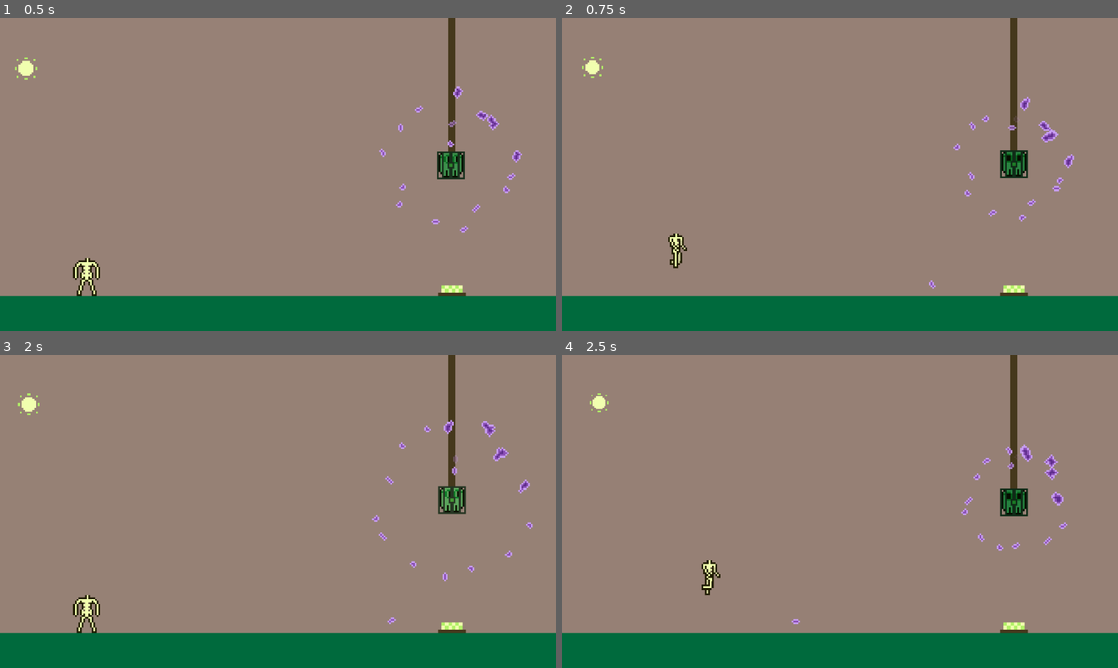
Above: before the commit, frames 1-4 (two rows, left to right).
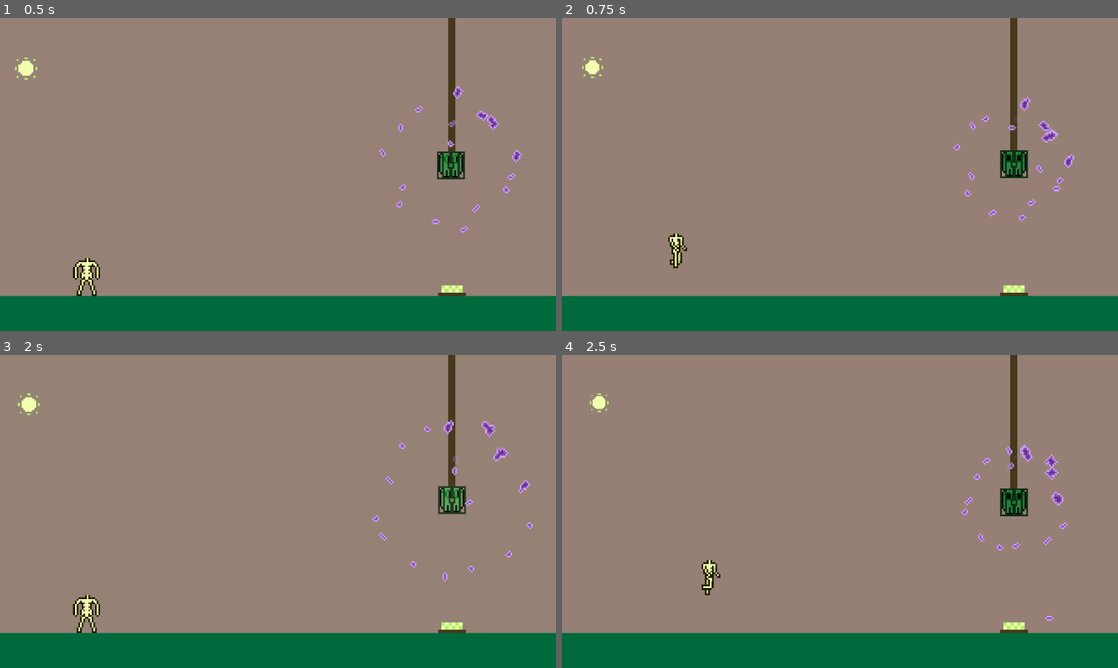
Above: after the commit, the same moments.

Repository: tucksravin/dont-lose-your-head
Game: Godot game, scene res://scenes/days/day_panic.tscn
The game is run twice, just before and just after one commit, with the same random seed, the same clock (stepped at 60 frames per second) and the same inputs. This scene is started directly instead of the project's main scene.
Inputs:
- Up to frame 1 (0.5 s): no input
- Up to frame 2 (0.75 s): hold D (move_right) from 0.53 s (still down); tap Space (jump) at 0.6 s
- Up to frame 3 (2 s): tap Space (jump) at 0.77, 1.07 s; release D (move_right) at 1.25 s; click "Retry" at 1.25 s
- Up to frame 4 (2.5 s): hold D (move_right) from 2.03 s (still down); tap E (interact) at 2.1 s; tap Space (jump) at 2.27, 2.3 s

Frame 1 is identical in both runs. In frame 2, less than 0.1% of the frame differs, in the area x 66-87%, y 46-87%; in frame 3, less than 0.1%, in the area x 69-86%, y 46-86%; in frame 4, less than 0.1%.

Commit message:
fixed bugs

Diff:
--- a/scenes/days/day_panic.gd
+++ b/scenes/days/day_panic.gd
@@ -11,16 +11,21 @@
 ## is the stand-still day, `day_panic_still`). A KikiCloud closes in as
 ## panic rises — visual only, same node as the still day.
 ##
-## FlyingKiki is reused from the mirror day. They spawn just left of the
-## button and fly left. Standing on the button puts the body in `kiki_safe`
-## so a hit there is ignored. Timer spawn is the same idiom as ThoughtRain.
+## FlyingKiki is reused from the mirror day. They leave the **head**, curve
+## right, drop, then fly left at the body. Standing on the button puts the
+## body in `kiki_safe` so a hit there is ignored. Timer spawn is the same
+## idiom as ThoughtRain.
 
 @export var kiki_scene: PackedScene
 @export var kiki_interval: float = 1.2
 @export var kiki_start_delay: float = 0.6
 @export var kiki_speed: float = 180.0
-## Spawn just left of the floor button, at jump height (button origin is feet).
-@export var kiki_spawn_offset: Vector2 = Vector2(-40.0, -16.0)
+## How far right of the head the attack curve peaks (px).
+@export var kiki_arc_right: float = 48.0
+## Seconds for the right-then-down curve.
+@export var kiki_arc_time: float = 0.55
+## World y of the horizontal run — in jump reach of the floor body.
+@export var kiki_approach_y: float = 300.0
 @export var drop_time: float = 0.35
 @export var floor_y: float = 306.0
 @export var instruction_text: String = "Jump on the button to free the cage. Moving winds panic. Jump the thoughts."
@@ -106,16 +111,21 @@
 
 
 func _spawn_kiki() -> void:
-	if _done or kiki_scene == null:
+	if _done or kiki_scene == null or head == null:
 		return
 	var kiki: Node2D = kiki_scene.instantiate() as Node2D
 	if kiki == null:
 		return
-	kiki.global_position = release.global_position + kiki_spawn_offset
-	# Always left — they come from beside the button toward the approach.
-	kiki.set("direction", Vector2.LEFT)
 	kiki.set("speed", kiki_speed)
+	kiki.set("arc_right", kiki_arc_right)
+	kiki.set("arc_time", kiki_arc_time)
+	kiki.set("approach_y", kiki_approach_y)
 	add_child(kiki)
+	if kiki.has_method("start_head_arc"):
+		kiki.call("start_head_arc", head.global_position)
+	else:
+		kiki.global_position = head.global_position
+		kiki.set("direction", Vector2.LEFT)
 
 
 ## DayManager awaits this before `head.release()`. Drop the hanging skull
--- a/scenes/gameplay/flying_kiki.gd
+++ b/scenes/gameplay/flying_kiki.gd
@@ -3,10 +3,11 @@
 ## fails the day (same as FallingThought). The head is a RigidBody2D, so the
 ## CharacterBody2D check leaves it alone.
 ##
-## Two flights: **straight** (panic — left from a spawn point) and **head
-## arc** (mirror — out of the skull, curve right, drop, then horizontal at
-## the player). `start_head_arc()` runs a cubic Bézier in `_process`; a Tween
-## would also work, but one `_process` keeps both flights in one place.
+## Two flights: **straight** (legacy left-from-a-point) and **head arc**
+## (mirror + cage panic — out of the skull, curve right, drop, then
+## horizontal at the player). `start_head_arc()` runs a cubic Bézier in
+## `_process`; a Tween would also work, but one `_process` keeps both
+## flights in one place.
 ## Docs: https://docs.godotengine.org/en/stable/tutorials/physics/using_area_2d.html
 
 @export var speed: float = 200.0
--- a/scenes/reunion/reunion.gd
+++ b/scenes/reunion/reunion.gd
@@ -24,7 +24,10 @@
 @export var right_time: float = 0.55
 @export var bounce_apex: float = 28.0
 @export var land_time: float = 0.18
-@export var attach_offset: Vector2 = Vector2(0.0, -40.0)
+## Same neck mount as the title / intro (`head_mount`). −40 sat the skull
+## *centre* on the neck stub; the jaw is 14 px below the head origin, so
+## −52 puts it on the spine and centred. See title.gd.
+@export var attach_offset: Vector2 = Vector2(0.0, -52.0)
 @export var walk_off_speed: float = 150.0
 @export var exit_x: float = 700.0
 @export var fade_duration: float = 0.8
@@ -127,6 +130,13 @@
 	body_blob.process_mode = Node.PROCESS_MODE_INHERIT
 	body_blob.set("is_scripted", true)
 	body_blob.velocity = Vector2.ZERO
+	# Juice leans the *sprite* into the walk; Head.attach follows the
+	# body's origin, so a lean made the skull sit off the neck. Park it.
+	var juice: Node = body_blob.get_node_or_null("Juice")
+	if juice != null:
+		if juice.has_method("reset"):
+			juice.call("reset")
+		juice.set_process(false)
 	if head_blob.has_method("attach"):
 		head_blob.attach(body_blob, attach_offset)
 
Not shown, changed: docs/DESIGN.md
Not shown, changed: journals/smahr.md
